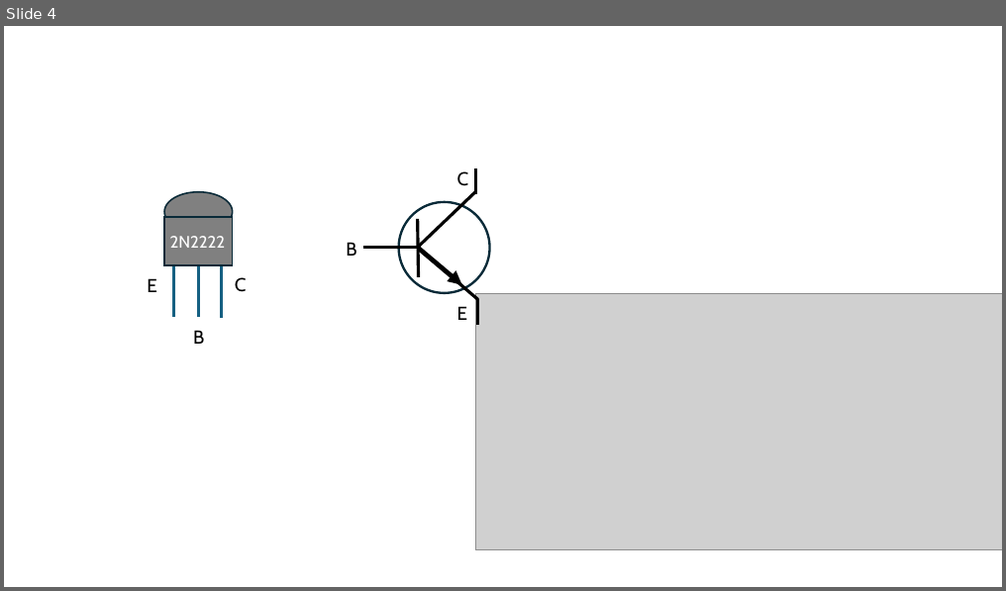
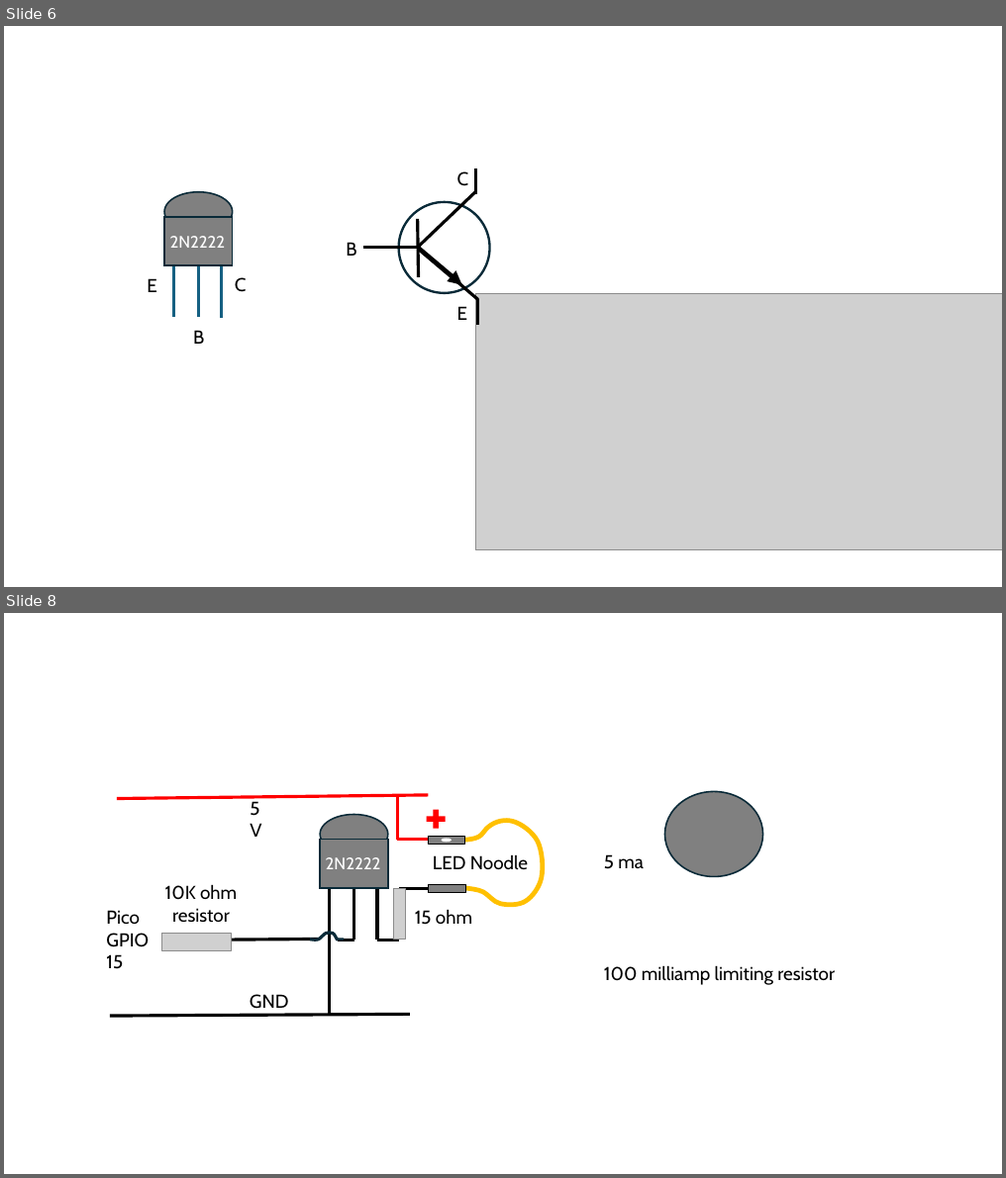
Before and after one commit to dmccreary/beginning-electronics, a slide deck: slides/LED-figures.pptx. Shown one above the other, each under a label of ours: slide 4 before the commit, slides 6 and 8 after it; the slides between them are not shown. The pictures are 1006x591 and 1006x1178 pixels, drawn with LibreOffice and Linux fonts; fonts in the diff are those of the drawing; grey boxes stand for pictures. Boxes give left, top, right and bottom in pixels: in the first picture for what was removed or moved away, otherwise in the second. Text is boxed around its words. In the diff, an @@ line names an element or a change of style, - is before the commit and + after.

```diff
--- a/slides/LED-figures.pptx
+++ b/slides/LED-figures.pptx
@@ slide 8 added at <box>4,613,1002,1174</box>, background #FFFFFF @@
@@ line added from (429, 795) to (117, 799), #FF0000 3 pt @@
@@ text added at <box>243,792,279,823</box>, 18 pt, text #000000 @@
+5V
@@ ellipse added at <box>320,814,388,854</box>, fill #808080, outline #092A39 1.5 pt @@
@@ line added from (397, 795) to (397, 839), #FF0000 3 pt @@
@@ plus added at <box>426,810,445,829</box>, fill #FF0000 @@
@@ freeform shape added at <box>465,820,543,905</box>, outline #FFC000 4.5 pt @@
@@ ellipse added at <box>665,792,763,877</box>, fill #808080, outline #092A39 1.5 pt @@
@@ rectangle added at <box>320,839,388,888</box>, fill #808080, outline #092A39 1.5 pt @@
@@ line added from (397, 839) to (429, 839), #FF0000 3 pt @@
@@ rectangle added at <box>428,836,465,844</box>, fill #808080, outline #000000 0.25 pt @@
@@ ellipse added at <box>442,839,451,842</box>, fill #FFFFFF @@
@@ text added at <box>326,858,381,869</box>, 16 pt, text #FFFFFF @@
+2N2222
@@ text added at <box>433,856,528,870</box>, 18 pt, text #000000 @@
+LED Noodle
@@ text added at <box>604,855,644,869</box>, 18 pt, text #000000 @@
+5 ma
@@ text added at <box>165,884,237,923</box>, 18 pt, text #000000 @@
+10K ohm
+resistor
@@ line added from (330, 889) to (330, 1014), #000000 3 pt @@
@@ line added from (354, 889) to (354, 940), #000000 3 pt @@
@@ line added from (377, 889) to (377, 940), #000000 3 pt @@
@@ picture added at <box>393,889,405,939</box> @@
@@ line added from (429, 888) to (399, 888), #000000 3 pt @@
@@ text added at <box>415,909,472,925</box>, 18 pt, text #000000 @@
+15 ohm
@@ rectangle added at <box>429,884,466,892</box>, fill #808080, outline #000000 0.25 pt @@
@@ text added at <box>106,910,149,969</box>, 18 pt, text #000000 @@
+Pico
+GPIO
+15
@@ picture added at <box>162,934,232,951</box> @@
@@ freeform shape added at <box>310,933,344,940</box>, outline #092A39 3 pt @@
@@ line added from (319, 940) to (227, 940), #000000 3 pt @@
@@ line added from (354, 940) to (338, 940), #000000 3 pt @@
@@ line added from (399, 940) to (377, 940), #000000 3 pt @@
@@ text added at <box>604,965,835,985</box>, 18 pt, text #000000 @@
+100 milliamp limiting resistor
@@ text added at <box>250,994,289,1009</box>, 18 pt, text #000000 @@
+GND
@@ line added from (410, 1014) to (110, 1016), #000000 3 pt @@
@@ what was slide 4 is now slide 6 @@
```
Also in this commit, not shown: 2 slides changed, 5 other slides added, 1 slide removed, 3 other files.
